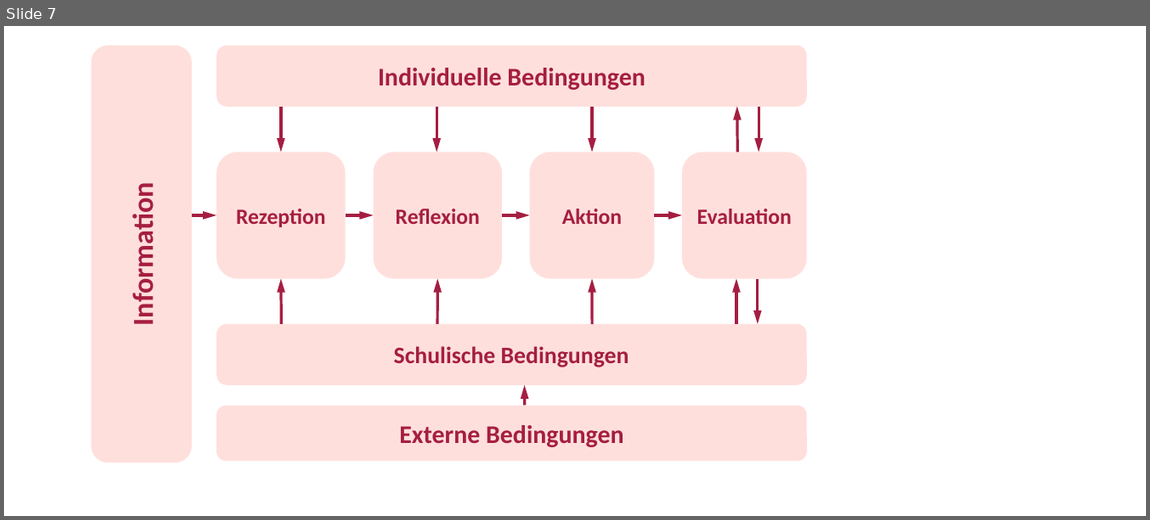
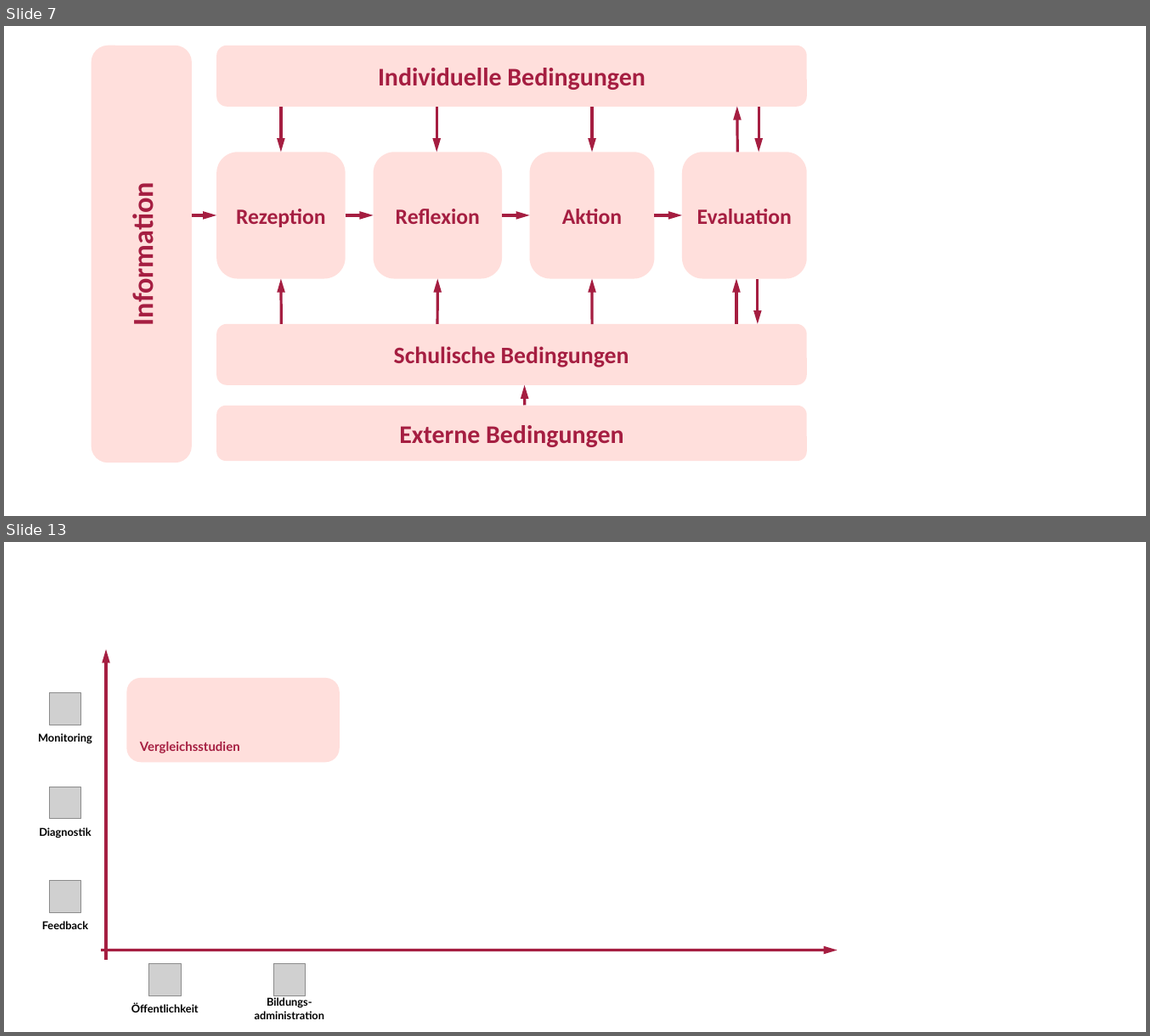
Before and after one commit to sammerk/vortrag-tue-w1, a slide deck: Img/Tabelle_Rueckmeldesysteme.pptx. Shown one above the other, each under a label of ours: slide 7 before the commit, slides 7 and 13 after it; the slides between them are not shown. The pictures are 1150x520 and 1150x1036 pixels, drawn with LibreOffice and Linux fonts; fonts in the diff are those of the drawing; grey boxes stand for pictures. Boxes give left, top, right and bottom in pixels: in the first picture for what was removed or moved away, otherwise in the second. Text is boxed around its words. In the diff, an @@ line names an element or a change of style, - is before the commit and + after.

```diff
--- a/Img/Tabelle_Rueckmeldesysteme.pptx
+++ b/Img/Tabelle_Rueckmeldesysteme.pptx
@@ slide 13 added at (x1=4, y1=542, x2=1146, y2=1032), background #FFFFFF @@
@@ arrow added from (106, 960) to (106, 649), #A51E41 3 pt @@
@@ picture added at (x1=49, y1=693, x2=81, y2=725) @@
@@ rounded rectangle added at (x1=127, y1=678, x2=340, y2=762), fill #FFBCB5 at 47% opacity @@
@@ text added at (x1=38, y1=733, x2=92, y2=744), 12 pt, text #000000, bold @@
+Monitoring
@@ text added at (x1=140, y1=742, x2=240, y2=754), 14 pt, text #A51E41, bold @@
+Vergleichsstudien
@@ picture added at (x1=49, y1=787, x2=81, y2=819) @@
@@ text added at (x1=39, y1=828, x2=91, y2=839), 12 pt, text #000000, bold @@
+Diagnostik
@@ picture added at (x1=49, y1=881, x2=81, y2=913) @@
@@ text added at (x1=42, y1=921, x2=88, y2=930), 12 pt, text #000000, bold @@
+Feedback
@@ arrow added from (101, 951) to (837, 951), #A51E41 3 pt @@
@@ picture added at (x1=149, y1=964, x2=181, y2=997) @@
@@ picture added at (x1=273, y1=964, x2=306, y2=997) @@
@@ text added at (x1=255, y1=998, x2=325, y2=1020), 12 pt, text #000000, bold @@
+Bildungs-
+administration
@@ text added at (x1=132, y1=1004, x2=199, y2=1013), 12 pt, text #000000, bold @@
+Öffentlichkeit
```
Also in this commit, not shown: 14 other slides added, 28 other files.
